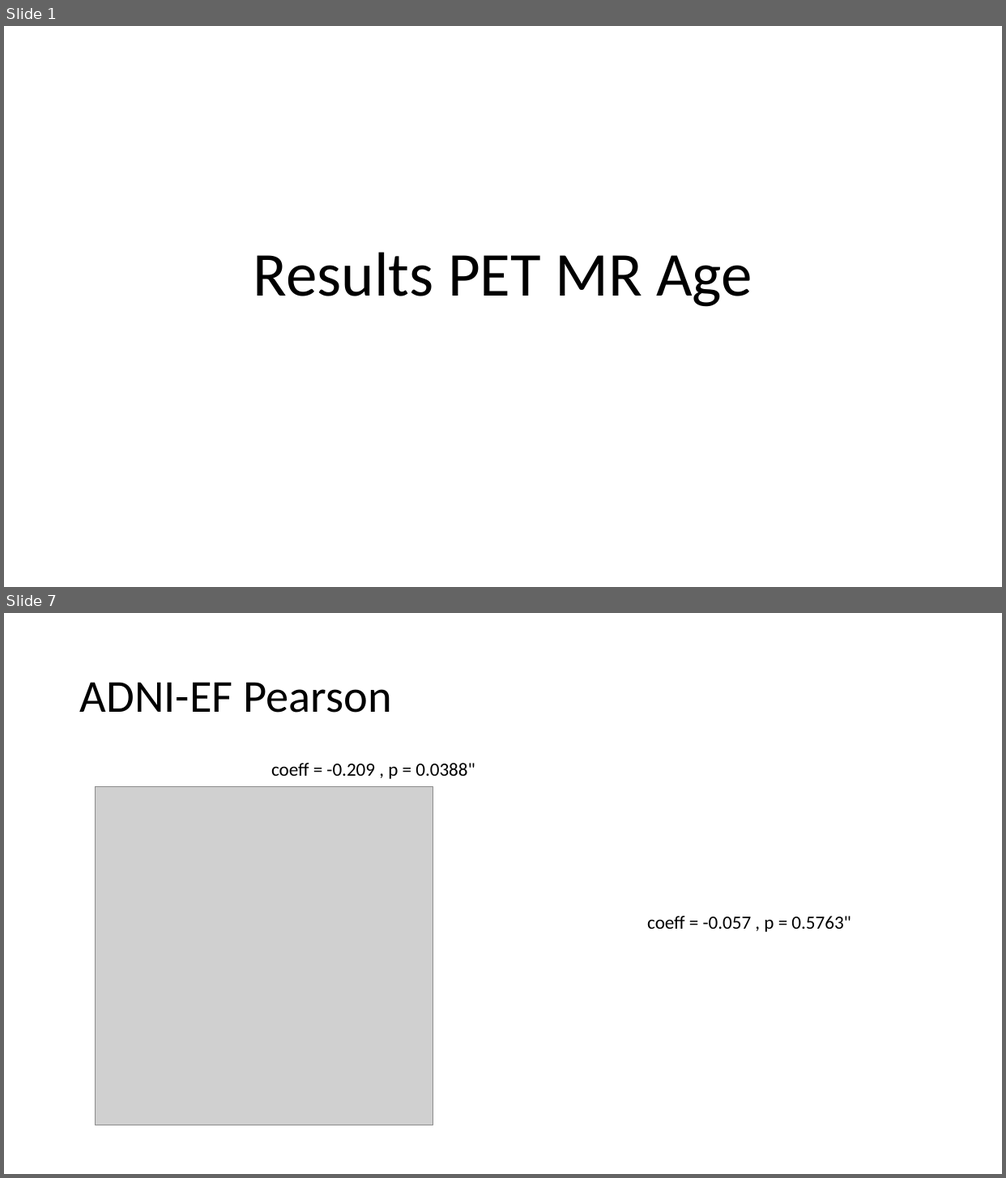
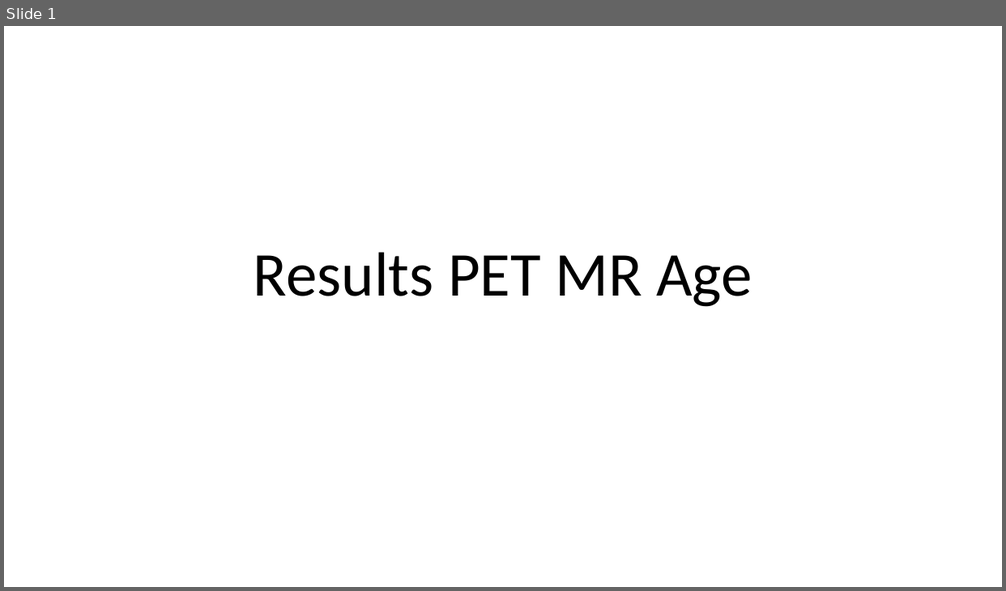
Before and after one commit to elenadoe/Brain_Age_PET_MRI, a slide deck: results/Results PET MR Age.pptx. Shown one above the other, each under a label of ours: slides 1 and 7 before the commit, slide 1 after it; the slides between them are not shown. The pictures are 1006x1178 and 1006x591 pixels, drawn with LibreOffice and Linux fonts; fonts in the diff are those of the drawing; grey boxes stand for pictures. Boxes give left, top, right and bottom in pixels: in the first picture for what was removed or moved away, otherwise in the second. Text is boxed around its words. In the diff, an @@ line names an element or a change of style, - is before the commit and + after.

```diff
--- a/results/Results PET MR Age.pptx
+++ b/results/Results PET MR Age.pptx
@@ slide 7 removed at (4,613,1002,1174), background #FFFFFF @@
@@ title removed at (80,682,391,713) @@
-ADNI-EF Pearson
@@ text removed at (271,763,475,779) @@
-coeff = -0.209 , p = 0.0388"
@@ picture removed at (95,786,433,1125) @@
@@ text removed at (647,916,851,932) @@
-coeff = -0.057 , p = 0.5763"
```
Also in this commit, not shown: 3 slides changed, 9 slides added, 22 other slides removed.
